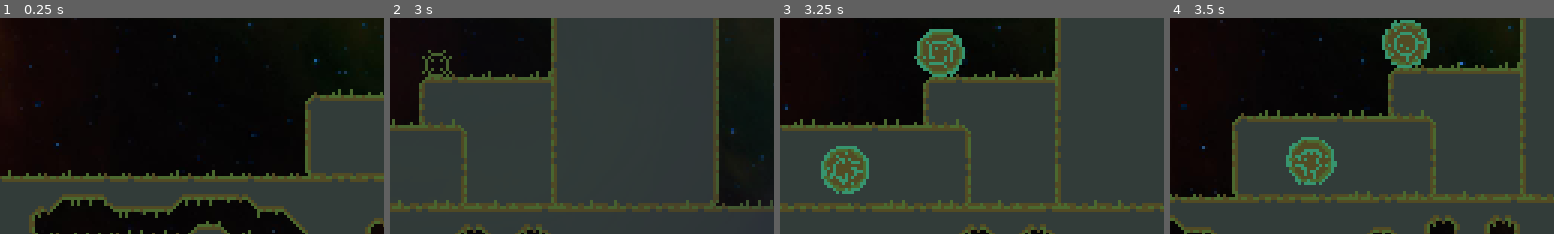
Above: before the commit, frames 1-4 (left to right).
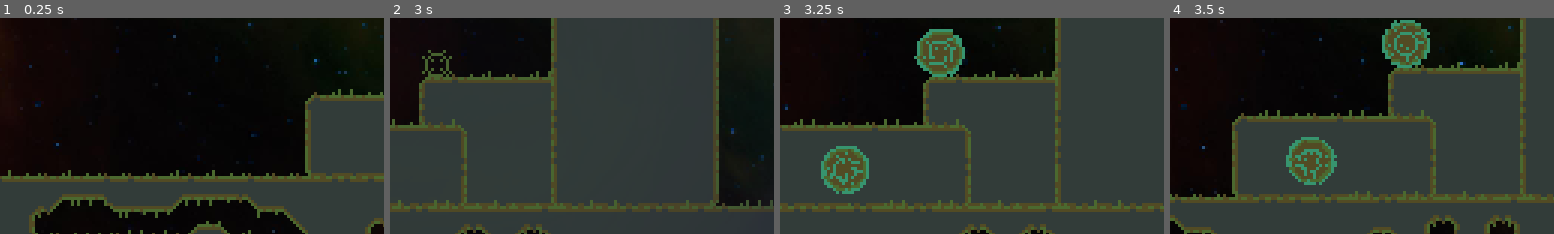
Above: after the commit, the same moments.

Repository: markopolojorgensen/github-gameoff-2020
Game: Godot game, scene res://game.tscn
Same seed, same stepped clock (60 frames per second), same inputs: the game is played once before the commit and once after it. The engine's default icon, where the game draws it, is replaced by a stand-in: a white triangle on a blue panel in a dark square.
Inputs:
- Up to frame 1 (0.25 s): no input
- Up to frame 2 (3 s): hold Right (ui_right) 0.53-1.28 s; hold Z (gravity_well_mode) 0.53-1.28 s; tap Space (jump) at 0.77, 1.52 s; hold Down (ui_down) 1.28-2.03 s; tap C (clear_room_wells) at 1.35 s; tap Z (gravity_well_mode) at 1.55 s; hold Right (ui_right) 2.03-2.78 s; hold Z (gravity_well_mode) 2.03-2.78 s; hold Up (ui_up) from 2.78 s (still down); tap Ctrl (player_hold_item) at 2.85 s
- Up to frame 3 (3.25 s): keep holding Up (ui_up); tap Space (jump) at 3.02 s; tap Z (gravity_well_mode) at 3.05 s
- Up to frame 4 (3.5 s): keep holding Up (ui_up)
The pictures show only the part of the screen within x 44-94%, y 39-89%; the shares and areas given below are measured in that part.

Frames 1-3 are identical in both runs. In frame 4, 0.1% of the frame differs, in the area x 32-68%, y 3-78%.

Commit message:
sonic mode camera after plunger is hit

Diff:
--- a/camera.gd
+++ b/camera.gd
@@ -38,6 +38,8 @@
 	else:
 		global_position += global_position.direction_to(desired_position) * speed * delta
 
+func plunger_hit():
+	current = false
 
 func adjust_limits(left, right, top, bottom):
 	limit_left = left
--- a/game.tscn
+++ b/game.tscn
@@ -1,6 +1,7 @@
-[gd_scene load_steps=9 format=2]
+[gd_scene load_steps=10 format=2]
 
 [ext_resource path="res://player.tscn" type="PackedScene" id=1]
+[ext_resource path="res://sonic_mode_camera.gd" type="Script" id=2]
 [ext_resource path="res://game.gd" type="Script" id=3]
 [ext_resource path="res://assets/nasa/horsehead_green_PIA18905~orig.jpg" type="Texture" id=4]
 [ext_resource path="res://camera.gd" type="Script" id=5]
@@ -16,7 +17,7 @@
 [node name="world" type="Node2D" parent="."]
 pause_mode = 1
 
-[node name="camera" type="Camera2D" parent="world" groups=[
+[node name="super_mario_camera" type="Camera2D" parent="world" groups=[
 "camera_limits",
 "plunger_listeners",
 ]]
@@ -30,33 +31,46 @@
 drag_margin_bottom = 0.05
 script = ExtResource( 5 )
 
-[node name="right_anchor" type="Position2D" parent="world/camera"]
+[node name="right_anchor" type="Position2D" parent="world/super_mario_camera"]
 position = Vector2( -32, 0 )
 
-[node name="sprite" type="Sprite" parent="world/camera/right_anchor"]
+[node name="sprite" type="Sprite" parent="world/super_mario_camera/right_anchor"]
 scale = Vector2( 0.1, 0.1 )
 texture = ExtResource( 7 )
 
-[node name="left_threshold" type="Position2D" parent="world/camera"]
+[node name="left_threshold" type="Position2D" parent="world/super_mario_camera"]
 position = Vector2( -50, 0 )
 
-[node name="sprite2" type="Sprite" parent="world/camera/left_threshold"]
+[node name="sprite2" type="Sprite" parent="world/super_mario_camera/left_threshold"]
 scale = Vector2( 0.1, 0.1 )
 texture = ExtResource( 7 )
 
-[node name="left_anchor" type="Position2D" parent="world/camera"]
+[node name="left_anchor" type="Position2D" parent="world/super_mario_camera"]
 position = Vector2( 32, 0 )
 
-[node name="sprite3" type="Sprite" parent="world/camera/left_anchor"]
+[node name="sprite3" type="Sprite" parent="world/super_mario_camera/left_anchor"]
 scale = Vector2( 0.1, 0.1 )
 texture = ExtResource( 7 )
 
-[node name="right_threshold" type="Position2D" parent="world/camera"]
+[node name="right_threshold" type="Position2D" parent="world/super_mario_camera"]
 position = Vector2( 50, 0 )
 
-[node name="sprite4" type="Sprite" parent="world/camera/right_threshold"]
+[node name="sprite4" type="Sprite" parent="world/super_mario_camera/right_threshold"]
 scale = Vector2( 0.1, 0.1 )
 texture = ExtResource( 7 )
+
+[node name="sonic_camera" type="Camera2D" parent="world" groups=[
+"camera_limits",
+"plunger_listeners",
+]]
+drag_margin_h_enabled = true
+drag_margin_v_enabled = true
+drag_margin_left = 0.1
+drag_margin_top = 0.5
+drag_margin_right = 0.1
+drag_margin_bottom = 0.0
+editor_draw_drag_margin = true
+script = ExtResource( 2 )
 
 [node name="player" parent="world" instance=ExtResource( 1 )]
 z_index = 1
@@ -67,6 +81,7 @@
 "plunger_listeners",
 ]]
 script = ExtResource( 10 )
+initial_camera_path = NodePath("../super_mario_camera")
 
 [node name="parallax_background" type="ParallaxBackground" parent="."]
 layer = -10
--- a/gravity_well_mode.gd
+++ b/gravity_well_mode.gd
@@ -1,9 +1,6 @@
 extends Node2D
 
 const gravity_well_scene = preload("res://gravity_well.tscn")
-
-export(NodePath) var world_camera_path
-onready var world_camera : Camera2D = get_node(world_camera_path)
 
 # slow down time by this much when active
 var activated_time_factor = 30
@@ -29,8 +26,8 @@
 			Engine.time_scale = 1
 			hide()
 			$camera.current = false
-			world_camera.global_position = $camera.get_camera_screen_center()
-			world_camera.current = true
+			global.camera.global_position = $camera.get_camera_screen_center()
+			global.camera.current = true
 			$vignette_layer/vignette.hide()
 			$active_hum.stop()
 			global.gravity_well_mode_active = false
@@ -43,8 +40,9 @@
 			Engine.time_scale = 1.0 / activated_time_factor
 			global.gravity_well_mode_active = true
 			show()
-			global_position = world_camera.get_camera_screen_center()
-			world_camera.current = false
+			global_position = global.camera.get_camera_screen_center()
+			global.camera.current = false
+			# don't set global.camera to be this one, we need it later!
 			$camera.current = true
 			$vignette_layer/vignette.show()
 			$active_hum.play()
--- a/gravity_well_mode.tscn
+++ b/gravity_well_mode.tscn
@@ -28,7 +28,6 @@
 ]]
 pause_mode = 2
 script = ExtResource( 2 )
-world_camera_path = NodePath("../camera")
 
 [node name="sprite" type="AnimatedSprite" parent="."]
 z_index = 2
--- a/level_manager.gd
+++ b/level_manager.gd
@@ -2,6 +2,9 @@
 
 
 export(int, "level 1", "level 2", "ideas level") var starting_level
+
+export(NodePath) var initial_camera_path
+onready var initial_camera : Camera2D = get_node(initial_camera_path)
 
 const level_scenes = [
 	preload("res://levels/01/level_01.tscn"),
@@ -34,6 +37,10 @@
 	global.player = player_scene.instance()
 	get_parent().add_child(global.player)
 
+	initial_camera.current = true
+	global.camera = initial_camera
+	initial_camera.global_position = global.player.global_position
+
 func ship_entered():
 	if plunger_plunged:
 		current_level_index += 1
--- a/levels/02/room_2.tscn
+++ b/levels/02/room_2.tscn
@@ -408,7 +408,7 @@
 position = Vector2( 0, 144 )
 
 [node name="limit_top" type="Position2D" parent="camera_limits"]
-position = Vector2( 0, -304 )
+position = Vector2( 0, -124 )
 
 [node name="arrow" parent="." instance=ExtResource( 2 )]
 position = Vector2( -176, 48 )
--- /dev/null
+++ b/sonic_mode_camera.gd
@@ -0,0 +1,35 @@
+extends Camera2D
+
+export(bool) var draw_margin = false
+
+const dims = Vector2(256, 144)
+const half_dims = Vector2(128, 72)
+
+func _process(delta):
+	if global.camera_follow:
+		global_position = global.camera_follow.global_position
+
+	# snap player feet to roughly vertically centered when touching the ground
+	if global.player and global.player.is_on_the_ground():
+		drag_margin_bottom = lerp(drag_margin_bottom, 0, 7 * delta)
+		drag_margin_top = lerp(drag_margin_bottom, 0, 7 * delta)
+	else:
+		drag_margin_bottom = lerp(drag_margin_bottom, 0.2, 20 * delta)
+		drag_margin_top = lerp(drag_margin_bottom, 0.5, 20 * delta)
+
+func _draw():
+	if draw_margin:
+		var top_left = Vector2(-half_dims.x * drag_margin_left, -half_dims.y * drag_margin_top)
+		var bottom_right = Vector2(half_dims.x * drag_margin_right, half_dims.y * drag_margin_bottom)
+
+		draw_rect(Rect2(-get_global_transform_with_canvas().origin + half_dims + top_left, bottom_right - top_left), Color.aliceblue, false)
+
+func plunger_hit():
+	current = true
+	global.camera = self
+
+func adjust_limits(left, right, top, bottom):
+	limit_left = left
+	limit_right = right
+	limit_top = top
+	limit_bottom = bottom
Not shown, changed: notes/marks_notes.txt
